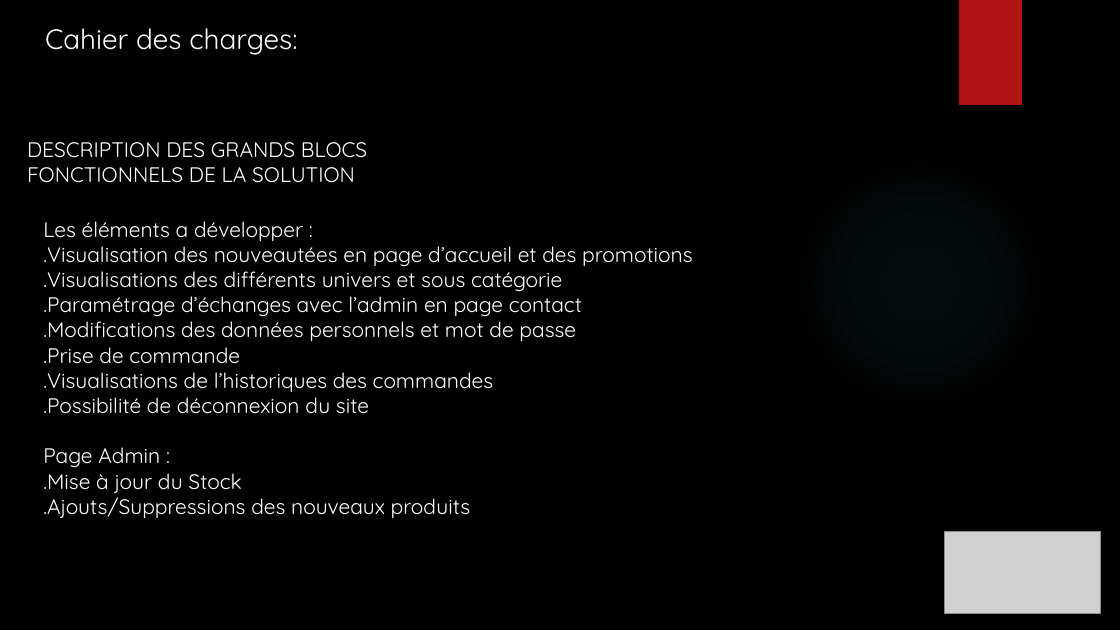
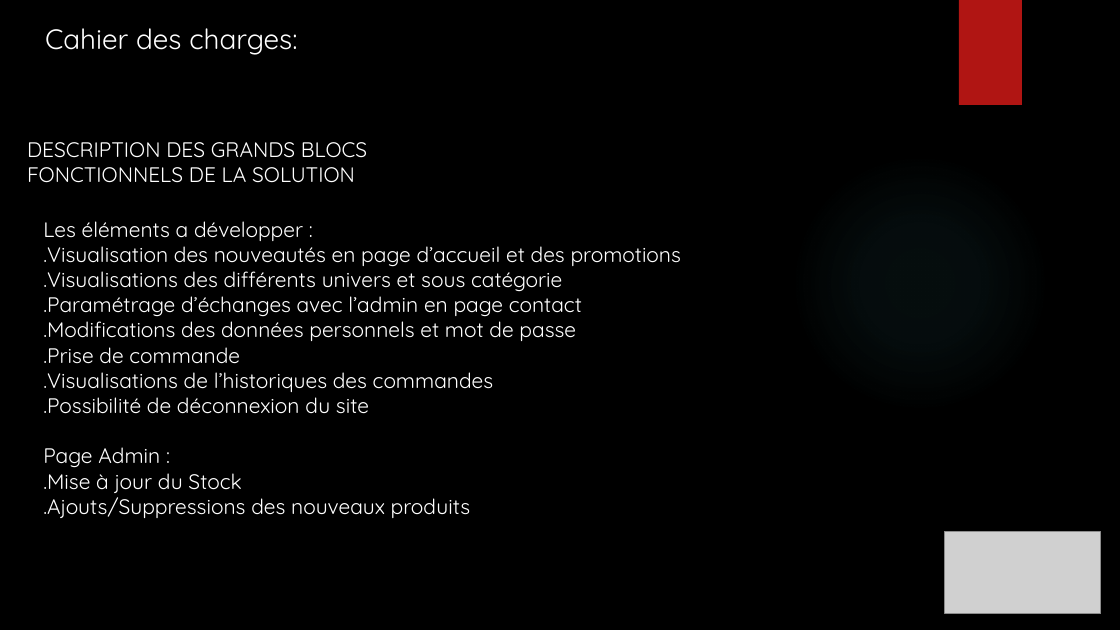
Before and after one commit to ChampemeDylan/UPOP, a slide deck: slide 6 of Présentation UPOP.pptx. Drawn at 1120x630 pixels with LibreOffice and Linux fonts; fonts in the diff are those of the drawing; grey boxes stand for pictures; background and template pictures are left out. Boxes give left, top, right and bottom in pixels: in the first picture for what was removed or moved away, otherwise in the second. Text is boxed around its words. In the diff, an @@ line names an element or a change of style, - is before the commit and + after.

```diff
--- a/Présentation UPOP.pptx
+++ b/Présentation UPOP.pptx
@@ text at (x1=43, y1=246, x2=681, y2=267): text changed @@
-.Visualisation des nouveautées en page d’accueil et des promotions
+.Visualisation des nouveautés en page d’accueil et des promotions
```
Also in this commit, not shown: 9 other slides changed.
